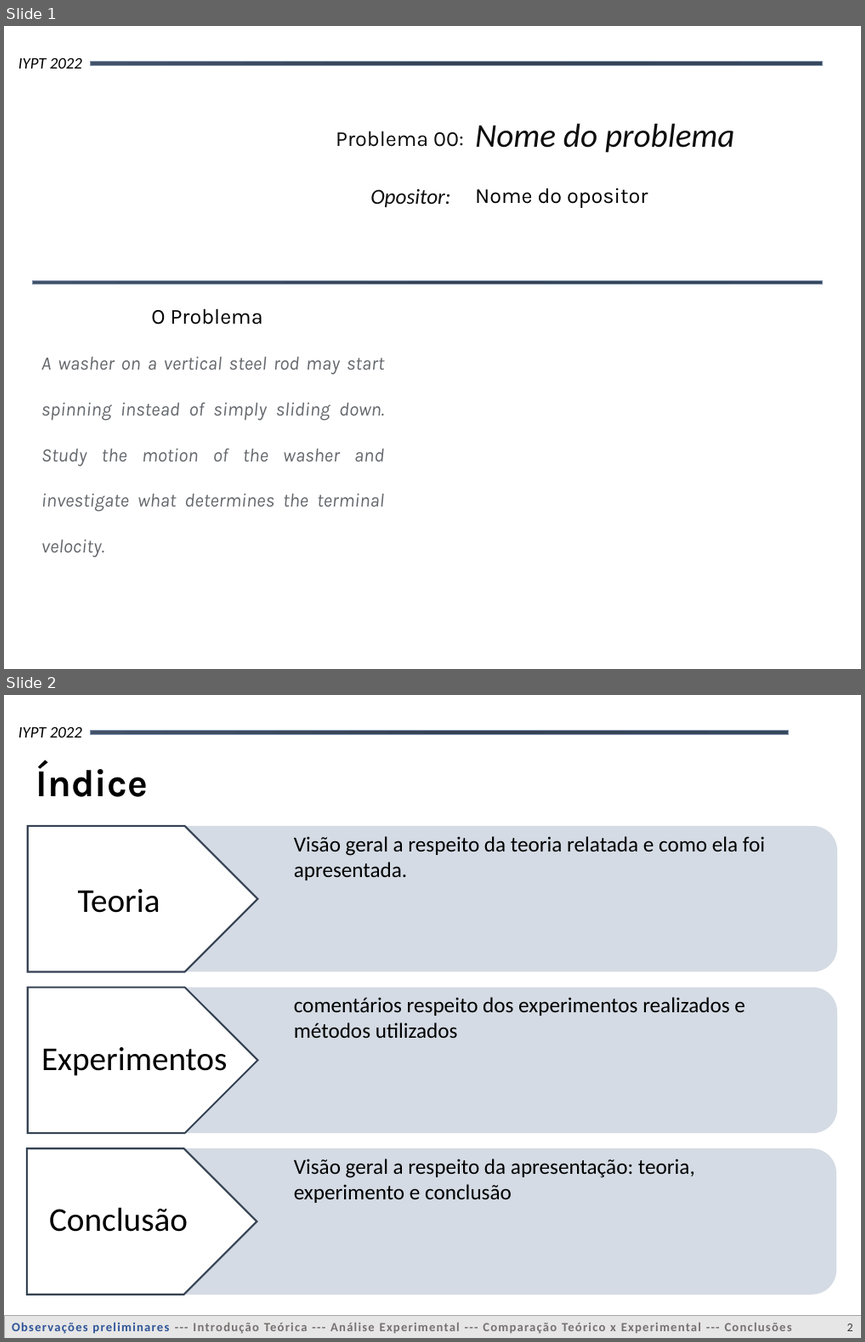
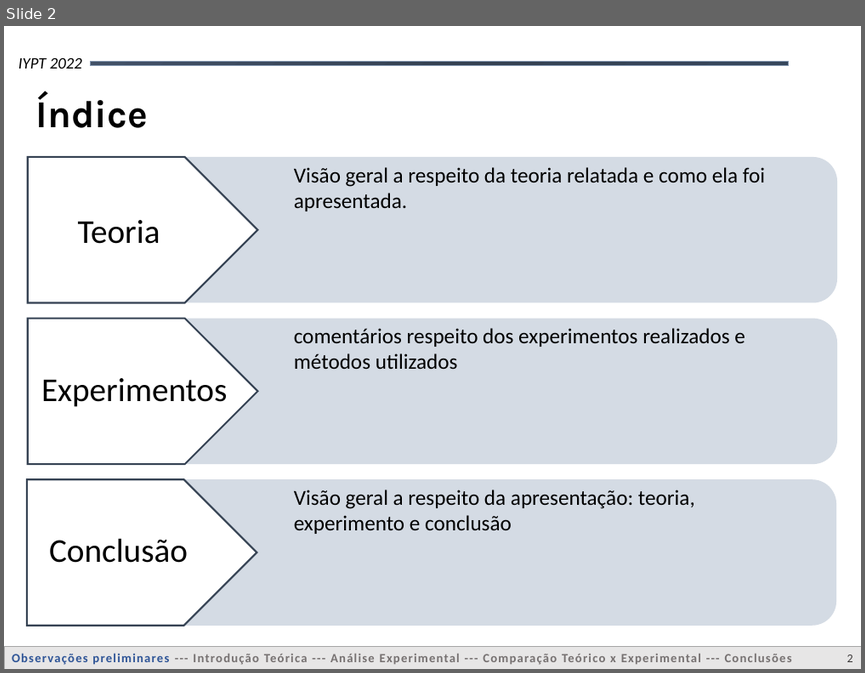
Before and after one commit to matncb/flado, a slide deck: legaus (1).pptx. Shown one above the other, each under a label of ours: slides 1 and 2 before the commit, slide 2 after it. The pictures are 865x1342 and 865x673 pixels, drawn with LibreOffice and Linux fonts; fonts in the diff are those of the drawing; background and template pictures are left out. Boxes give left, top, right and bottom in pixels: in the first picture for what was removed or moved away, otherwise in the second. Text is boxed around its words. In the diff, an @@ line names an element or a change of style, - is before the commit and + after.

```diff
--- a/legaus (1).pptx
+++ b/legaus (1).pptx
@@ slide 1 removed at [4,26,861,669], background #FFFFFF; not listed: 1 template element that a slide beside it also shows @@
@@ rectangle removed at [91,61,823,65] @@
@@ text removed at [475,123,735,153] @@
-Nome do problema
@@ text removed at [336,131,464,147] @@
-Problema 00:
@@ text removed at [370,188,450,207] @@
-Opositor:
@@ text removed at [475,188,647,208] @@
-Nome do opositor
@@ rectangle removed at [33,280,823,284] @@
@@ text removed at [151,308,263,324] @@
-O Problema
@@ text removed at [41,356,385,557] @@
-A washer on a vertical steel rod may start spinning instead of simply sliding down. Study the motion of the washer and investigate what determines the terminal velocity.
```
Also in this commit, not shown: 1 slide added, 2 other files.
